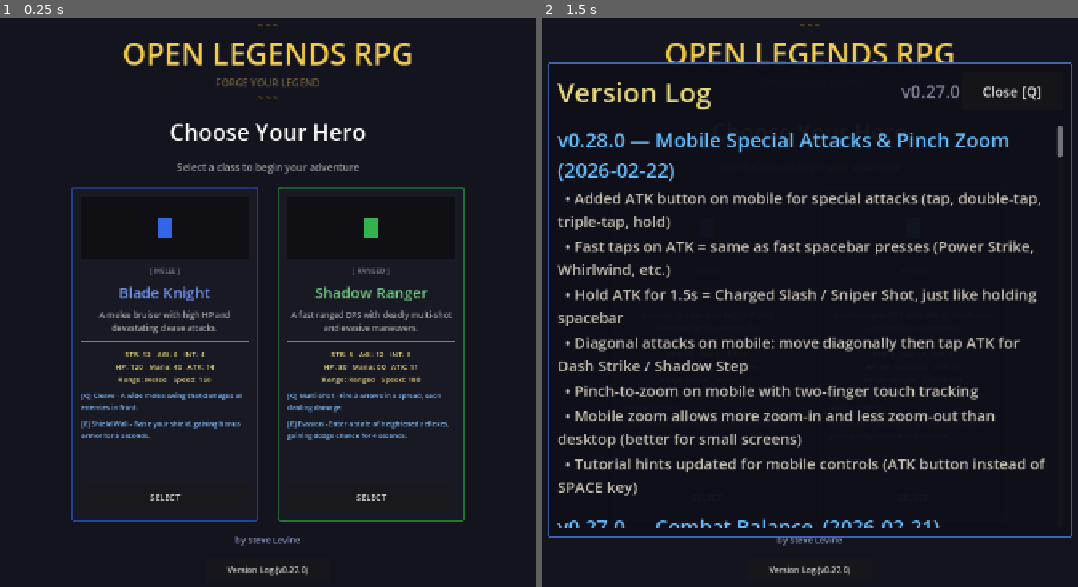
Above: before the commit, frames 1-2 (left to right).
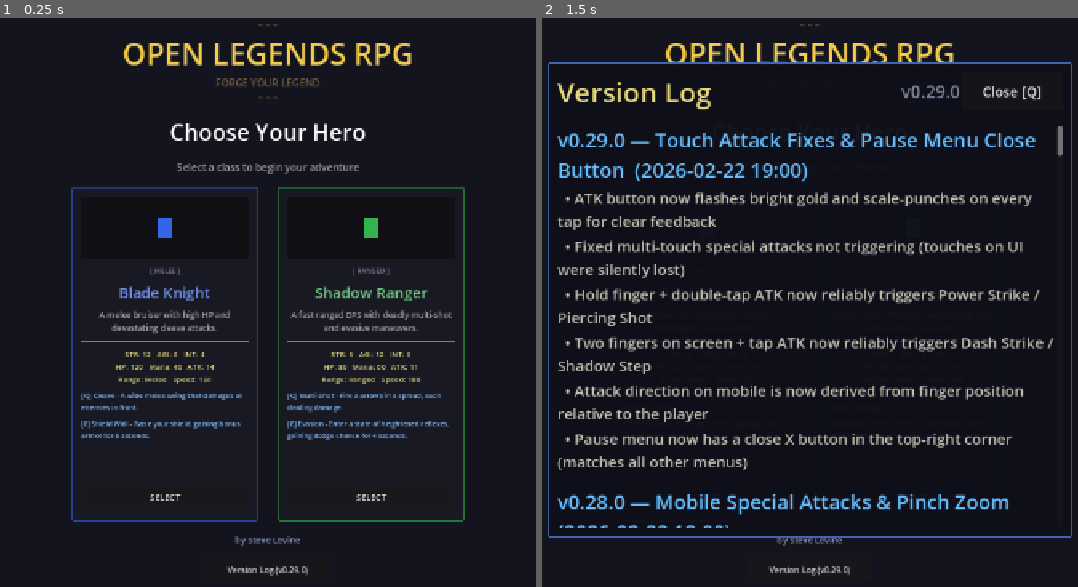
Above: after the commit, the same moments.

Repository: slxny/legends-open-rpg
Game: Godot game, scene res://scenes/main.tscn
Same seed, same stepped clock (60 frames per second), same inputs: the game is played once before the commit and once after it.
Inputs:
- Up to frame 1 (0.25 s): no input
- Up to frame 2 (1.5 s): click "Version Log (v0.27.0)" (after the commit: "Version Log (v0.29.0)") at 0.5 s; click "SELECT" at 1.25 s

The runs differ from the first frame. In frame 1, less than 0.1% of the frame differs, in the area x 54-56%, y 96-98%; in frame 2, 13%, in the area x 2-98%, y 11-98%.

Commit message:
Bump version to v0.29.0 and add changelog with timestamps
- Added v0.29.0 changelog entry for touch attack fixes and pause menu X button
- Bumped GAME_VERSION to v0.29.0
- Updated hero select version button to v0.29.0
- Added time (HH:MM) to date timestamps on v0.28.0 and v0.29.0 entries

https://claude.ai/code/session_01CP5W67rRL6t2eWDpwfJ5sK

Diff:
--- a/scenes/hero_select/hero_select.gd
+++ b/scenes/hero_select/hero_select.gd
@@ -401,7 +401,7 @@
 	bottom_bar.alignment = BoxContainer.ALIGNMENT_CENTER
 
 	var version_btn = Button.new()
-	version_btn.text = "Version Log (v0.27.0)"
+	version_btn.text = "Version Log (v0.29.0)"
 	var ver_btn_w = 480 if _is_mobile else 200
 	var ver_btn_h = 96 if _is_mobile else 36
 	var ver_font_size = 33 if _is_mobile else 13
--- a/scenes/ui/changelog_dialog.gd
+++ b/scenes/ui/changelog_dialog.gd
@@ -9,13 +9,26 @@
 var _is_visible: bool = false
 var _is_mobile: bool = false
 
-const GAME_VERSION := "v0.27.0"
+const GAME_VERSION := "v0.29.0"
 
 const CHANGELOG: Array[Dictionary] = [
+	{
+		"version": "v0.29.0",
+		"title": "Touch Attack Fixes & Pause Menu Close Button",
+		"date": "2026-02-22 19:00",
+		"entries": [
+			"ATK button now flashes bright gold and scale-punches on every tap for clear feedback",
+			"Fixed multi-touch special attacks not triggering (touches on UI were silently lost)",
+			"Hold finger + double-tap ATK now reliably triggers Power Strike / Piercing Shot",
+			"Two fingers on screen + tap ATK now reliably triggers Dash Strike / Shadow Step",
+			"Attack direction on mobile is now derived from finger position relative to the player",
+			"Pause menu now has a close X button in the top-right corner (matches all other menus)",
+		]
+	},
 	{
 		"version": "v0.28.0",
 		"title": "Mobile Special Attacks & Pinch Zoom",
-		"date": "2026-02-22",
+		"date": "2026-02-22 12:00",
 		"entries": [
 			"Added ATK button on mobile for special attacks (tap, double-tap, triple-tap, hold)",
 			"Fast taps on ATK = same as fast spacebar presses (Power Strike, Whirlwind, etc.)",
